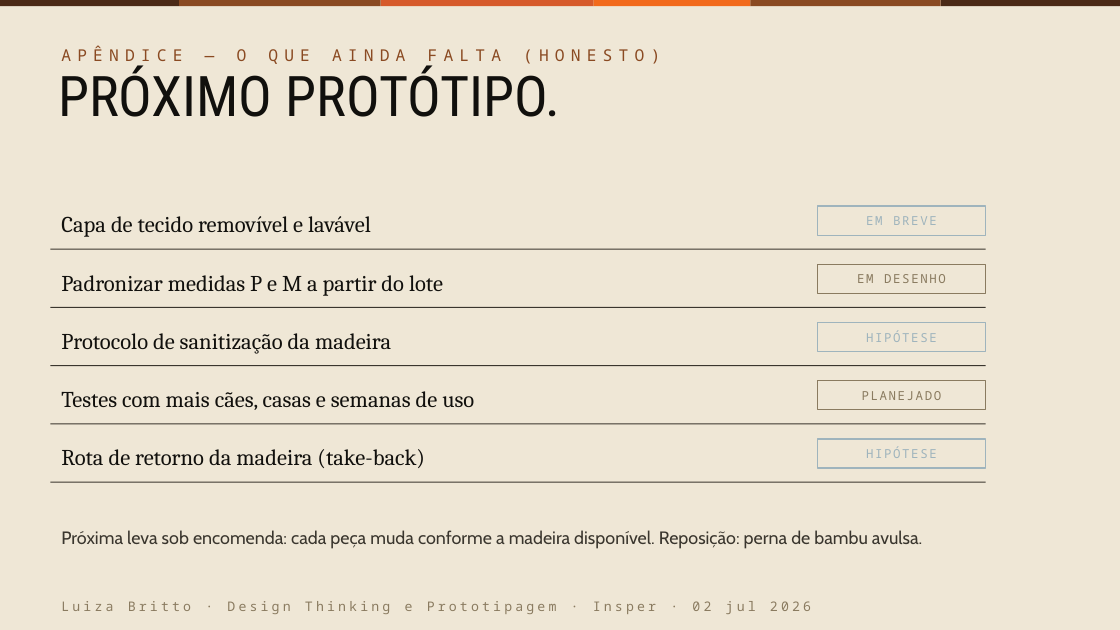
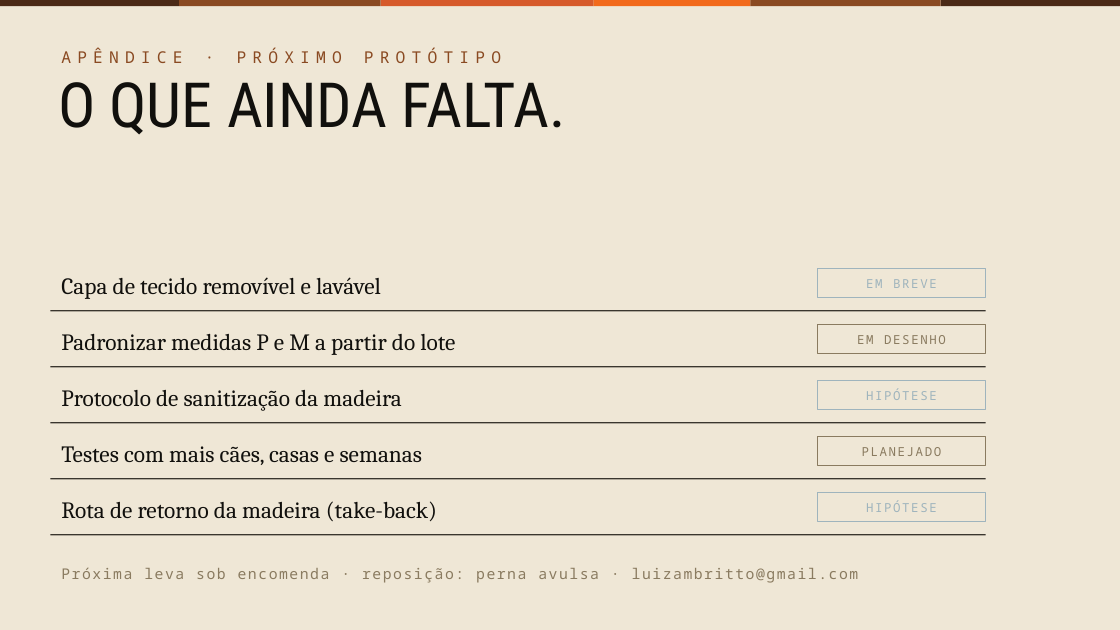
Before and after one commit to lubritto-hub/clipping, a slide deck: slide 13 of entrega/CadeiraBeni_pitch.pptx. Drawn at 1120x630 pixels with LibreOffice and Linux fonts; fonts in the diff are those of the drawing. Boxes give left, top, right and bottom in pixels: in the first picture for what was removed or moved away, otherwise in the second. Text is boxed around its words. In the diff, an @@ line names an element or a change of style, - is before the commit and + after.

```diff
--- a/entrega/CadeiraBeni_pitch.pptx
+++ b/entrega/CadeiraBeni_pitch.pptx
@@ text at (61,48,501,63): text changed @@
-APÊNDICE — O QUE AINDA FALTA (HONESTO)
+APÊNDICE · PRÓXIMO PROTÓTIPO
@@ text at (58,82,566,134): text changed; size 36 to 40 pt @@
-PRÓXIMO PROTÓTIPO.
+O QUE AINDA FALTA.
@@ size 14.5 to 15 pt in 4 elements at (61,501,437,521), (61,390,402,411), (61,334,455,355), (61,277,381,299) @@
@@ rectangle "EM BREVE": place and size @@
-rectangle "EM BREVE" at (818,206,986,235)
+rectangle "EM BREVE" at (818,269,986,298)
@@ 4 rectangles, 2 texts: place and size @@
-4 rectangles, 2 texts at (50,216,986,352)
+4 rectangles, 2 texts at (50,277,986,410)
@@ 4 rectangles, 1 text: place and size @@
-4 rectangles, 1 text at (50,333,986,468)
+4 rectangles, 1 text at (50,390,986,522)
@@ text at (61,446,422,465): text changed; size 14.5 to 15 pt @@
-Testes com mais cães, casas e semanas de uso
+Testes com mais cães, casas e semanas
@@ text "Rota de retorno da madeira ...": place and size @@
-text "Rota de retorno da madeira ..." at (61,449,425,468)
+text "Rota de retorno da madeira ..." at (61,501,437,521)
@@ rectangle: place and size @@
-rectangle at (50,482,986,483)
+rectangle at (50,534,986,535)
@@ text at (61,530,922,549): text changed; size 11.5 to 9.5 pt; font Cabin to Noto Sans Mono; text colour #3A362E to #8A7B60 @@
-Próxima leva sob encomenda: cada peça muda conforme a madeira disponível. Reposição: perna de bambu avulsa.
+Próxima leva sob encomenda · reposição: perna avulsa · luizambritto@gmail.com
@@ text removed at (61,601,811,614) @@
-Luiza Britto · Design Thinking e Prototipagem · Insper · 02 jul 2026
```
Also in this commit, not shown: 12 other slides changed, 2 other files.
